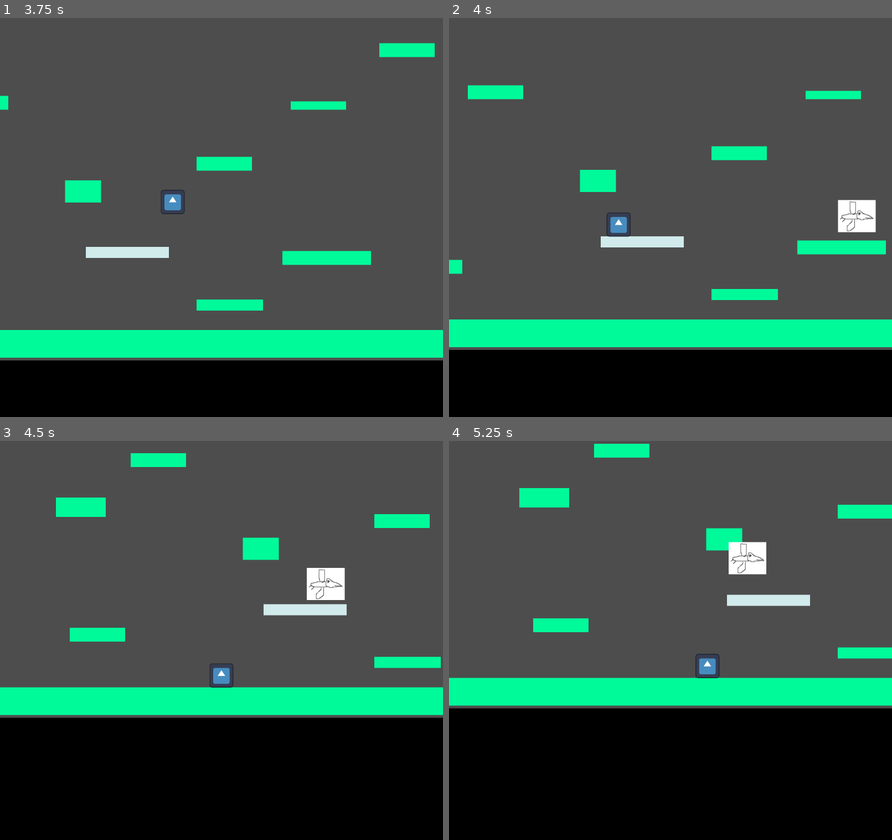
Above: before the commit, frames 1-4 (two rows, left to right).
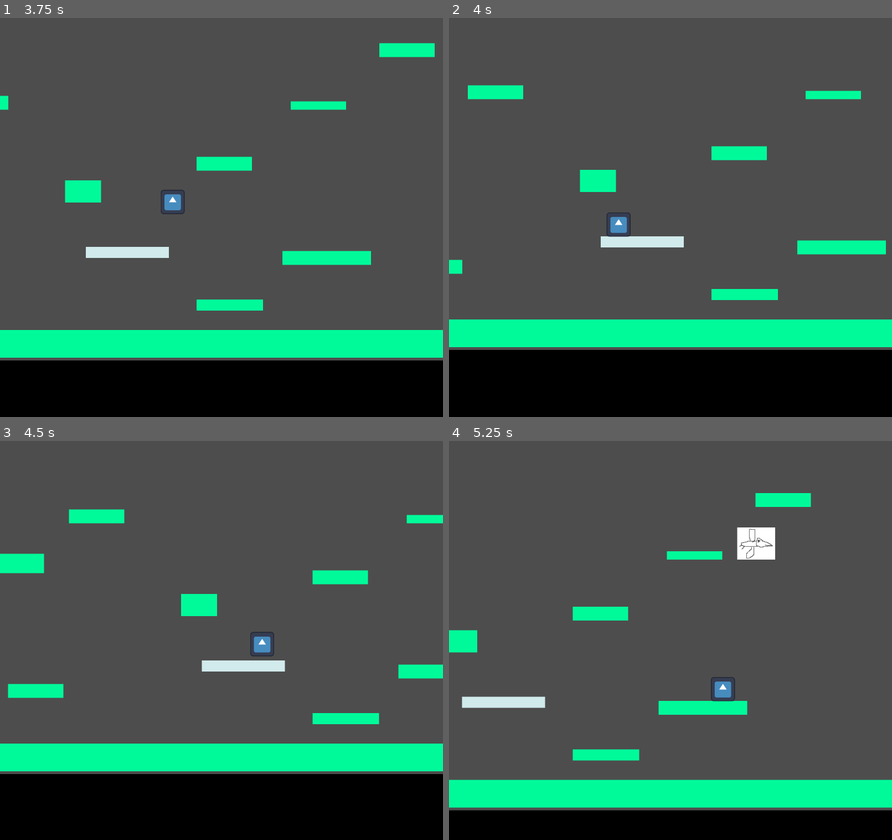
Above: after the commit, the same moments.

Repository: ArthurVayner/GameJam2026
Game: Godot game, scene res://Scenes/Main.tscn
The game is run twice, just before and just after one commit, with the same random seed, the same clock (stepped at 60 frames per second) and the same inputs. The engine's default icon, where the game draws it, is replaced by a stand-in: a white triangle on a blue panel in a dark square.
Inputs:
- Up to frame 1 (3.75 s): hold Right (go_right) 0.53-2.03 s; tap W (jump) at 0.77, 1.07, 1.52, 1.82, 3.02, 3.32 s; hold Left (go_left) from 2.03 s (still down)
- Up to frame 2 (4 s): keep holding Left (go_left); tap W (jump) at 3.77 s
- Up to frame 3 (4.5 s): tap W (jump) at 4.07 s; release Left (go_left) at 4.28 s; hold Right (go_right) from 4.28 s (still down)
- Up to frame 4 (5.25 s): keep holding Right (go_right); tap W (jump) at 4.52, 4.82 s

Frame 1 is identical in both runs. In frame 2, 0.7% of the frame differs, in the area x 87-97%, y 45-54%; in frame 3, 27%; in frame 4, 38%, in the area x 0-100%, y 0-93%.
Error after the commit: Invalid call. Nonexistent function 'spanBirdAwayFromPlayer' in base 'Nil'. (res://Scripts/bird_spawn_platform.gd:18)

Commit message:
export detection

Diff:
--- a/Scenes/BirdSpawnPlatform.tscn
+++ b/Scenes/BirdSpawnPlatform.tscn
@@ -1,13 +1,15 @@
 [gd_scene format=3 uid="uid://chaxy0kndls4h"]
 
 [ext_resource type="PackedScene" uid="uid://dtcf2dn0fgyae" path="res://Scenes/Platform.tscn" id="1_6e32j"]
+[ext_resource type="Script" uid="uid://csus2mdmlode3" path="res://Scenes/bird_spawn_platform.gd" id="1_23cud"]
 [ext_resource type="Script" uid="uid://cu4ra0of5fod7" path="res://Scripts/bird_spawn_platform.gd" id="2_f0lc4"]
 
 [node name="BirdSpawnPlatform" type="Node2D" unique_id=916455241]
+script = ExtResource("1_23cud")
 
 [node name="Platform" parent="." unique_id=1291661622 instance=ExtResource("1_6e32j")]
 script = ExtResource("2_f0lc4")
-direction = 1
+direction = -1
 color = Color(0.81960785, 0.91764706, 0.92156863, 1)
 width = 30.0
 height = 4.0
--- a/Scenes/Level.tscn
+++ b/Scenes/Level.tscn
@@ -8,146 +8,124 @@
 
 [node name="BirdSpawnPlatform" parent="." unique_id=916455241 instance=ExtResource("1_8rbpu")]
 position = Vector2(67, 107)
+direction = -1
 
 [node name="Platforms" type="Node2D" parent="." unique_id=827001060]
 
 [node name="Platform1" parent="Platforms" unique_id=1291661622 instance=ExtResource("1_0ba56")]
 position = Vector2(104, 126)
-color = Color(0, 0.98039216, 0.6039216, 1)
 width = 24.0
 height = 4.0
 
 [node name="Platform2" parent="Platforms" unique_id=1131836770 instance=ExtResource("1_0ba56")]
 position = Vector2(-8, 116)
-color = Color(0, 0.98039216, 0.6039216, 1)
 width = 20.0
 height = 5.0
 
 [node name="Platform3" parent="Platforms" unique_id=1667550640 instance=ExtResource("1_0ba56")]
 position = Vector2(53, 140)
-color = Color(0, 0.98039216, 0.6039216, 1)
 width = 500.0
 height = 10.0
 
 [node name="Platform4" parent="Platforms" unique_id=2054953105 instance=ExtResource("1_0ba56")]
 position = Vector2(-14, 70)
-color = Color(0, 0.98039216, 0.6039216, 1)
 width = 18.0
 height = 7.0
 
 [node name="Platform5" parent="Platforms" unique_id=1625163000 instance=ExtResource("1_0ba56")]
 position = Vector2(51, 85)
-color = Color(0, 0.98039216, 0.6039216, 1)
 width = 13.0
 height = 8.0
 
 [node name="Platform6" parent="Platforms" unique_id=1644594669 instance=ExtResource("1_0ba56")]
 position = Vector2(139, 109)
-color = Color(0, 0.98039216, 0.6039216, 1)
 width = 32.0
 height = 5.0
 
 [node name="Platform7" parent="Platforms" unique_id=689106217 instance=ExtResource("1_0ba56")]
 position = Vector2(102, 75)
-color = Color(0, 0.98039216, 0.6039216, 1)
 width = 20.0
 height = 5.0
 
 [node name="Platform8" parent="Platforms" unique_id=2890554 instance=ExtResource("1_0ba56")]
 position = Vector2(14, 53)
-color = Color(0, 0.98039216, 0.6039216, 1)
 width = 20.0
 height = 5.0
 
 [node name="Platform9" parent="Platforms" unique_id=473625262 instance=ExtResource("1_0ba56")]
 position = Vector2(136, 54)
-color = Color(0, 0.98039216, 0.6039216, 1)
 width = 20.0
 height = 3.0
 
 [node name="Platform10" parent="Platforms" unique_id=1631709851 instance=ExtResource("1_0ba56")]
 position = Vector2(-16, 17)
-color = Color(0, 0.98039216, 0.6039216, 1)
 width = 32.0
 height = 5.0
 
 [node name="Platform11" parent="Platforms" unique_id=1422013303 instance=ExtResource("1_0ba56")]
 position = Vector2(-82, 35)
-color = Color(0, 0.98039216, 0.6039216, 1)
 width = 20.0
 height = 5.0
 
 [node name="Platform12" parent="Platforms" unique_id=1615777634 instance=ExtResource("1_0ba56")]
 position = Vector2(-73, 102)
-color = Color(0, 0.98039216, 0.6039216, 1)
 width = 20.0
 height = 5.0
 
 [node name="Platform13" parent="Platforms" unique_id=1577898995 instance=ExtResource("1_0ba56")]
 position = Vector2(-138, -38)
-color = Color(0, 0.98039216, 0.6039216, 1)
 width = 20.0
 height = 5.0
 
 [node name="Platform14" parent="Platforms" unique_id=74140032 instance=ExtResource("1_0ba56")]
 position = Vector2(168, 34)
-color = Color(0, 0.98039216, 0.6039216, 1)
 width = 20.0
 height = 5.0
 
 [node name="Platform15" parent="Platforms" unique_id=1654319301 instance=ExtResource("1_0ba56")]
 position = Vector2(-82, -27)
-color = Color(0, 0.98039216, 0.6039216, 1)
 width = 20.0
 height = 5.0
 
 [node name="Platform16" parent="Platforms" unique_id=725404685 instance=ExtResource("1_0ba56")]
 position = Vector2(129, 10)
-color = Color(0, 0.98039216, 0.6039216, 1)
 width = 20.0
 height = 5.0
 
 [node name="Platform17" parent="Platforms" unique_id=898506641 instance=ExtResource("1_0ba56")]
 position = Vector2(54, -27)
-color = Color(0, 0.98039216, 0.6039216, 1)
 width = 20.0
 height = 5.0
 
 [node name="Platform18" parent="Platforms" unique_id=118852896 instance=ExtResource("1_0ba56")]
 position = Vector2(-16, -17)
-color = Color(0, 0.98039216, 0.6039216, 1)
 width = 20.0
 height = 5.0
 
 [node name="Platform19" parent="Platforms" unique_id=900843173 instance=ExtResource("1_0ba56")]
 position = Vector2(-128, -96)
-color = Color(0, 0.98039216, 0.6039216, 1)
 width = 20.0
 height = 5.0
 
 [node name="Platform20" parent="Platforms" unique_id=86725948 instance=ExtResource("1_0ba56")]
 position = Vector2(-101, -65)
-color = Color(0, 0.98039216, 0.6039216, 1)
 width = 20.0
 height = 5.0
 
 [node name="Platform21" parent="Platforms" unique_id=931543066 instance=ExtResource("1_0ba56")]
 position = Vector2(-124, 76)
-color = Color(0, 0.98039216, 0.6039216, 1)
 width = 20.0
 height = 5.0
 
 [node name="Platform22" parent="Platforms" unique_id=508870332 instance=ExtResource("1_0ba56")]
 position = Vector2(-203, -106)
 rotation = -1.5707964
-color = Color(0, 0.98039216, 0.6039216, 1)
 width = 500.0
 height = 10.0
 
 [node name="Platform23" parent="Platforms" unique_id=2144006717 instance=ExtResource("1_0ba56")]
 position = Vector2(307, -106)
 rotation = -1.5707964
-color = Color(0, 0.98039216, 0.6039216, 1)
 width = 500.0
 height = 10.0
 
@@ -159,126 +137,105 @@
 
 [node name="Platform1" parent="Platforms2" unique_id=1328799208 instance=ExtResource("1_0ba56")]
 position = Vector2(104, 126)
-color = Color(0, 0.98039216, 0.6039216, 1)
 width = 24.0
 height = 4.0
 
 [node name="Platform2" parent="Platforms2" unique_id=361946365 instance=ExtResource("1_0ba56")]
 position = Vector2(-8, 116)
-color = Color(0, 0.98039216, 0.6039216, 1)
 width = 20.0
 height = 5.0
 
 [node name="Platform4" parent="Platforms2" unique_id=1247755259 instance=ExtResource("1_0ba56")]
 position = Vector2(-14, 70)
-color = Color(0, 0.98039216, 0.6039216, 1)
 width = 18.0
 height = 7.0
 
 [node name="Platform5" parent="Platforms2" unique_id=7030870 instance=ExtResource("1_0ba56")]
 position = Vector2(51, 85)
-color = Color(0, 0.98039216, 0.6039216, 1)
 width = 13.0
 height = 8.0
 
 [node name="Platform6" parent="Platforms2" unique_id=2031849995 instance=ExtResource("1_0ba56")]
 position = Vector2(6, 179)
-color = Color(0, 0.98039216, 0.6039216, 1)
 width = 32.0
 height = 5.0
 
 [node name="Platform7" parent="Platforms2" unique_id=911789117 instance=ExtResource("1_0ba56")]
 position = Vector2(137, 216)
-color = Color(0, 0.98039216, 0.6039216, 1)
 width = 20.0
 height = 5.0
 
 [node name="Platform8" parent="Platforms2" unique_id=1115727250 instance=ExtResource("1_0ba56")]
 position = Vector2(48, 58)
-color = Color(0, 0.98039216, 0.6039216, 1)
 width = 20.0
 height = 5.0
 
 [node name="Platform9" parent="Platforms2" unique_id=1357482000 instance=ExtResource("1_0ba56")]
 position = Vector2(93, 59)
-color = Color(0, 0.98039216, 0.6039216, 1)
 width = 20.0
 height = 3.0
 
 [node name="Platform10" parent="Platforms2" unique_id=497630730 instance=ExtResource("1_0ba56")]
 position = Vector2(-59, 9)
-color = Color(0, 0.98039216, 0.6039216, 1)
 width = 32.0
 height = 5.0
 
 [node name="Platform11" parent="Platforms2" unique_id=127813574 instance=ExtResource("1_0ba56")]
 position = Vector2(-35, 46)
-color = Color(0, 0.98039216, 0.6039216, 1)
 width = 20.0
 height = 5.0
 
 [node name="Platform12" parent="Platforms2" unique_id=519380319 instance=ExtResource("1_0ba56")]
 position = Vector2(-72, 93)
-color = Color(0, 0.98039216, 0.6039216, 1)
 width = 20.0
 height = 5.0
 
 [node name="Platform13" parent="Platforms2" unique_id=2124962646 instance=ExtResource("1_0ba56")]
 position = Vector2(96, -36)
-color = Color(0, 0.98039216, 0.6039216, 1)
 width = 20.0
 height = 5.0
 
 [node name="Platform14" parent="Platforms2" unique_id=314081091 instance=ExtResource("1_0ba56")]
 position = Vector2(157, 40)
-color = Color(0, 0.98039216, 0.6039216, 1)
 width = 20.0
 height = 5.0
 
 [node name="Platform15" parent="Platforms2" unique_id=784843405 instance=ExtResource("1_0ba56")]
 position = Vector2(-60, 147)
-color = Color(0, 0.98039216, 0.6039216, 1)
 width = 20.0
 height = 5.0
 
 [node name="Platform16" parent="Platforms2" unique_id=1382832379 instance=ExtResource("1_0ba56")]
 position = Vector2(142, 0)
-color = Color(0, 0.98039216, 0.6039216, 1)
 width = 20.0
 height = 5.0
 
 [node name="Platform17" parent="Platforms2" unique_id=1458918513 instance=ExtResource("1_0ba56")]
 position = Vector2(42, -40)
-color = Color(0, 0.98039216, 0.6039216, 1)
 width = 20.0
 height = 5.0
 
 [node name="Platform18" parent="Platforms2" unique_id=1246383426 instance=ExtResource("1_0ba56")]
 position = Vector2(-39, -27)
-color = Color(0, 0.98039216, 0.6039216, 1)
 width = 20.0
 height = 5.0
 
 [node name="Platform19" parent="Platforms2" unique_id=178872773 instance=ExtResource("1_0ba56")]
 position = Vector2(20, -84)
-color = Color(0, 0.98039216, 0.6039216, 1)
 width = 20.0
 height = 5.0
 
 [node name="Platform20" parent="Platforms2" unique_id=852645251 instance=ExtResource("1_0ba56")]
 position = Vector2(-16, -53)
-color = Color(0, 0.98039216, 0.6039216, 1)
 width = 20.0
 height = 5.0
 
 [node name="Platform21" parent="Platforms2" unique_id=163223146 instance=ExtResource("1_0ba56")]
 position = Vector2(-111, 55)
-color = Color(0, 0.98039216, 0.6039216, 1)
 width = 20.0
 height = 5.0
 
 [node name="Platform19" parent="." unique_id=1738940256 instance=ExtResource("1_0ba56")]
 position = Vector2(10, -258)
-color = Color(0, 0.98039216, 0.6039216, 1)
-width = 20.0
-height = 5.0
+width = 20.0
+height = 5.0
--- /dev/null
+++ b/Scenes/bird_spawn_platform.gd
@@ -0,0 +1,3 @@
+extends Node2D
+
+@export_enum("Right:1", "Left:-1") var direction: int = 1
--- a/Scripts/bird_spawn_platform.gd
+++ b/Scripts/bird_spawn_platform.gd
@@ -1,10 +1,8 @@
 @tool
 extends "res://Scripts/Platform.gd"
 
-const BIRD = preload("res://Scenes/bird.tscn")
 const bird_scene  = preload("res://Scenes/bird.tscn")
 
-@export var direction: int =1
 
 @onready var detection_area: Area2D = $DetectionArea
 
@@ -13,9 +11,11 @@
 # Called when the node enters the scene tree for the first time.
 func _ready() -> void:
 	color = Color("D1EAEB")
+	var parent_direction = get_parent().direction
+	var new_bird = bird_scene.instantiate()
+
 	onStand = func (body:Player) -> void:
-		var new_bird = bird_scene.instantiate()
-		new_bird.spanBirdAwayFromPlayer(body.position, 100 * direction, -38)
+		new_bird.spanBirdAwayFromPlayer(body.position, 100 * parent_direction, -38)
 		add_child(new_bird)
 		print("player is on my nest")
 	pass
Not shown, added: Scenes/bird_spawn_platform.gd.uid
